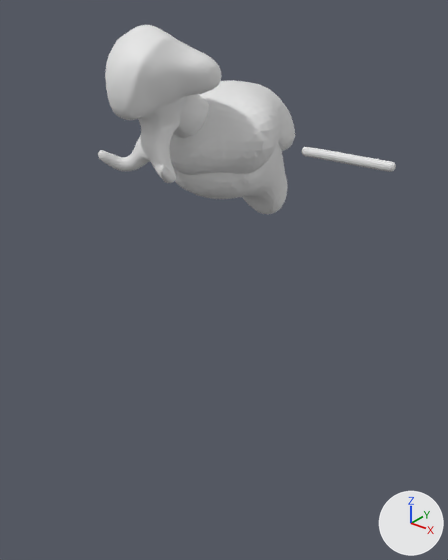
Two versions of the Blender file Toys/Practices/OtherConsu.blend, one commit apart.
Rendered twice from a camera (50 mm lens) standing at (21.2, -12.8, 25.5) and looking at (4.6, 8.0, 12.7). Arrows for +X, +Y and +Z are at lower right; the lights stay in place.

In view in the first picture: 'DefaultSkinSub.001', 'Head', 'LowerBody', 'LowerHead_Jaws', 'Neck', 'UpperBody'.
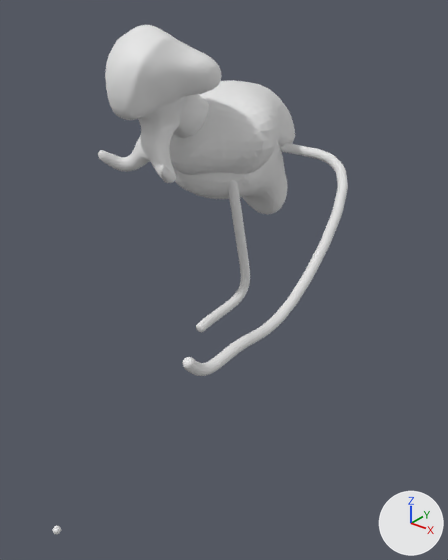
Patch to the scene script:
```diff
--- a/Toys/Practices/OtherConsu.blend.py
+++ b/Toys/Practices/OtherConsu.blend.py
@@ me_cube_007 @@
 me_cube_007.from_pydata(...)  # 2 vertices, 0 faces, 1 loose edge; spans x 0.0..4.92, y 0.0, z 0.0
 # used by ob_defaultskinsub_001; location = (5.32, 13.26, 17.96)
 # verts and faces of me_cube_007; kept vertices keep their numbers, new ones are numbered from 2
 # before: 0 (0.0, 0.0, 0.0), 1 (4.92, 0.0, 0.0)
+# me_cube_007 part 1
+delete_vertices([1])  # with the faces that use them
+verts[2] = (3.55, 0.0, 0.0)
+verts[3] = (-1.93, 0.0, 0.0)
+verts[4] = (3.55, -6.49, -5.9)
+verts[5] = (3.55, -11.7, -5.58)
+verts[6] = (3.55, -9.5, -4.85)
+verts[7] = (3.55, -12.68, -4.28)
+edges += [(0, 2), (0, 3), (2, 4), (4, 6), (5, 6), (5, 7)]
@@ me_cube_008 @@
+me_cube_008.from_pydata([(0.0, 0.0, 0.0), (0.06, 1.4, -6.39), (0.06, -2.48, -6.71), (0.04, 1.02, -4.61), (0.06, -1.79, -6.49)], [(3, 1), (4, 2), (0, 3), (1, 4)], [])
@@ ob_defaultskinsub @@
 _m = ob_defaultskinsub.modifiers.new('Subdivision.001', 'SUBSURF')
-ob_defaultskinsub.hide_set(True)
@@ ob_defaultskinsub_002 @@
+ob_defaultskinsub_002 = bpy.data.objects.new('DefaultSkinSub.002', me_cube_008)
+ob_defaultskinsub_002.location = (4.73, 8.39, 17.66)
+_m = ob_defaultskinsub_002.modifiers.new('Subdivision', 'SUBSURF')
+_m.levels = 2
+_m = ob_defaultskinsub_002.modifiers.new('Skin', 'SKIN')
+_m = ob_defaultskinsub_002.modifiers.new('Subdivision.001', 'SUBSURF')
```

Boxes (x1, y1, x2, y2) around the edits, measured in the pictures (448 x 560 px):
'DefaultSkinSub.001', reshaped (76% wider, 800% taller)
    before: (302, 147, 396, 172)
    after: (182, 143, 348, 376)
'DefaultSkinSub.002', added
    after: (196, 180, 250, 333)
'DefaultSkinSub', shown
    after: (53, 525, 61, 534)
